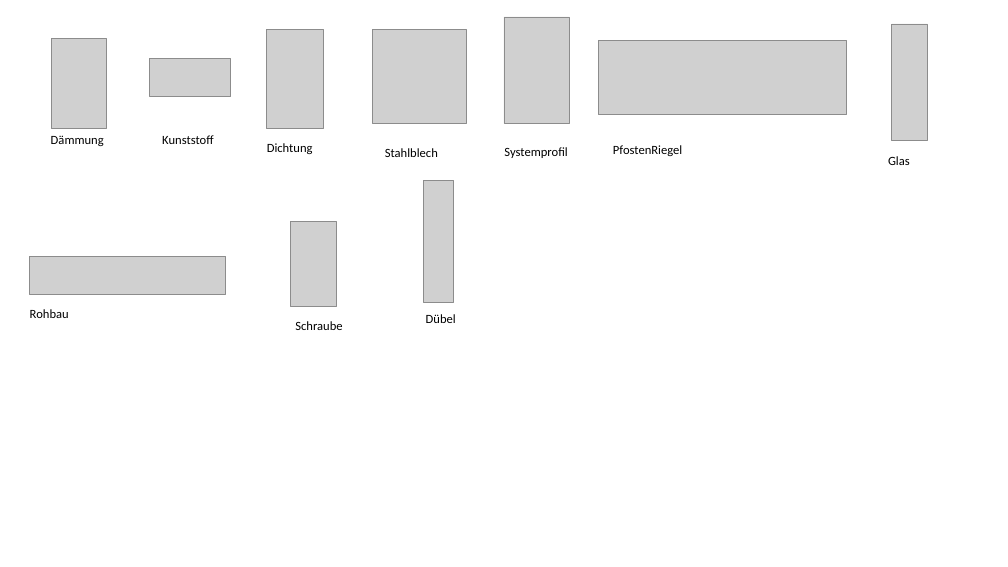
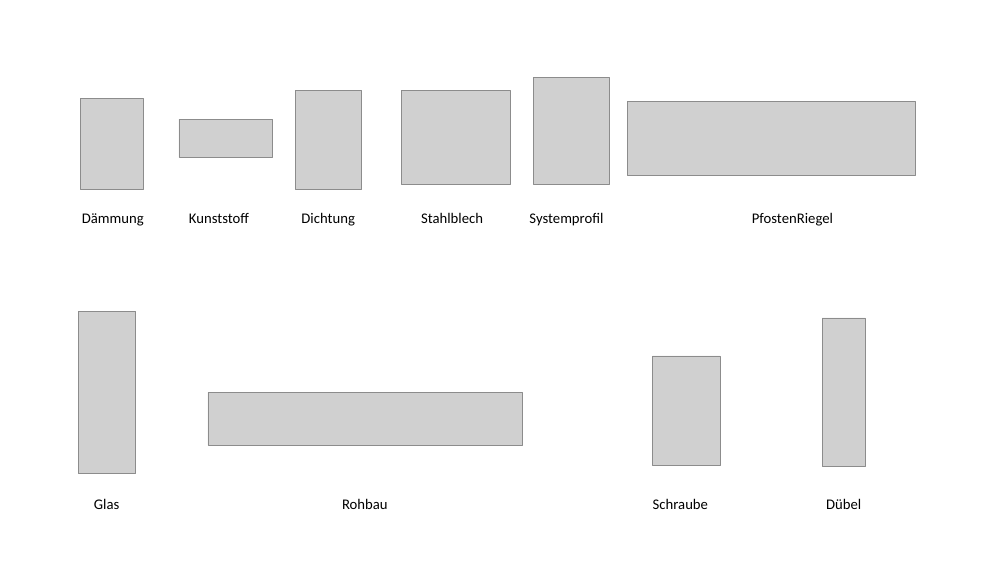
Before and after one commit to DexBrox/constructionPlans_detect, a slide deck: slide 1 of Vorlage.pptx. Drawn at 1008x567 pixels with LibreOffice and Linux fonts; fonts in the diff are those of the drawing; grey boxes stand for pictures. Boxes give left, top, right and bottom in pixels: in the first picture for what was removed or moved away, otherwise in the second. Text is boxed around its words. In the diff, an @@ line names an element or a change of style, - is before the commit and + after.

```diff
--- a/Vorlage.pptx
+++ b/Vorlage.pptx
@@ picture: place and size @@
-picture at [504, 17, 570, 124]
+picture at [533, 78, 609, 185]
@@ picture: place and size @@
-picture at [51, 38, 106, 129]
+picture at [81, 99, 144, 190]
@@ picture: place and size @@
-picture at [150, 58, 231, 96]
+picture at [179, 119, 273, 157]
@@ picture: place and size @@
-picture at [266, 29, 324, 129]
+picture at [296, 91, 361, 190]
@@ picture: place and size @@
-picture at [373, 29, 467, 123]
+picture at [402, 91, 510, 185]
@@ picture: place and size @@
-picture at [599, 41, 847, 115]
+picture at [628, 101, 915, 175]
@@ text "Dämmung": place and size @@
-text "Dämmung" at [51, 135, 104, 146]
+text "Dämmung" at [82, 213, 144, 226]
@@ text "Kunststoff": place and size @@
-text "Kunststoff" at [162, 135, 213, 144]
+text "Kunststoff" at [189, 213, 249, 223]
@@ text "Dichtung": place and size @@
-text "Dichtung" at [267, 143, 313, 154]
+text "Dichtung" at [301, 212, 355, 226]
@@ text "Stahlblech": place and size @@
-text "Stahlblech" at [385, 148, 438, 157]
+text "Stahlblech" at [421, 212, 483, 223]
@@ text "Systemprofil": place and size @@
-text "Systemprofil" at [504, 147, 567, 158]
+text "Systemprofil" at [529, 212, 603, 226]
@@ text "PfostenRiegel": place and size @@
-text "PfostenRiegel" at [613, 145, 682, 156]
+text "PfostenRiegel" at [752, 212, 833, 226]
@@ picture: place and size @@
-picture at [892, 24, 928, 141]
+picture at [79, 312, 136, 474]
@@ picture: place and size @@
-picture at [423, 181, 454, 302]
+picture at [822, 318, 865, 467]
@@ picture: place and size @@
-picture at [290, 222, 336, 307]
+picture at [653, 356, 720, 466]
@@ picture: place and size @@
-picture at [29, 256, 226, 295]
+picture at [208, 392, 522, 445]
@@ text "Glas": place and size @@
-text "Glas" at [888, 156, 910, 165]
+text "Glas" at [94, 498, 119, 509]
@@ text "Rohbau": place and size @@
-text "Rohbau" at [30, 309, 69, 318]
+text "Rohbau" at [342, 498, 388, 509]
@@ text "Schraube": place and size @@
-text "Schraube" at [295, 321, 342, 330]
+text "Schraube" at [653, 498, 708, 509]
@@ size 12 to 14 pt in 10 elements at [529, 212, 603, 226], [421, 212, 483, 223], [301, 212, 355, 226], [189, 213, 249, 223], [82, 213, 144, 226], [653, 498, 708, 509], [752, 212, 833, 226], [94, 498, 119, 509], [342, 498, 388, 509], [826, 498, 861, 509] @@
@@ text "Dübel": place and size @@
-text "Dübel" at [426, 314, 456, 323]
+text "Dübel" at [826, 498, 861, 509]
```
Also in this commit, not shown: 1 other file.
